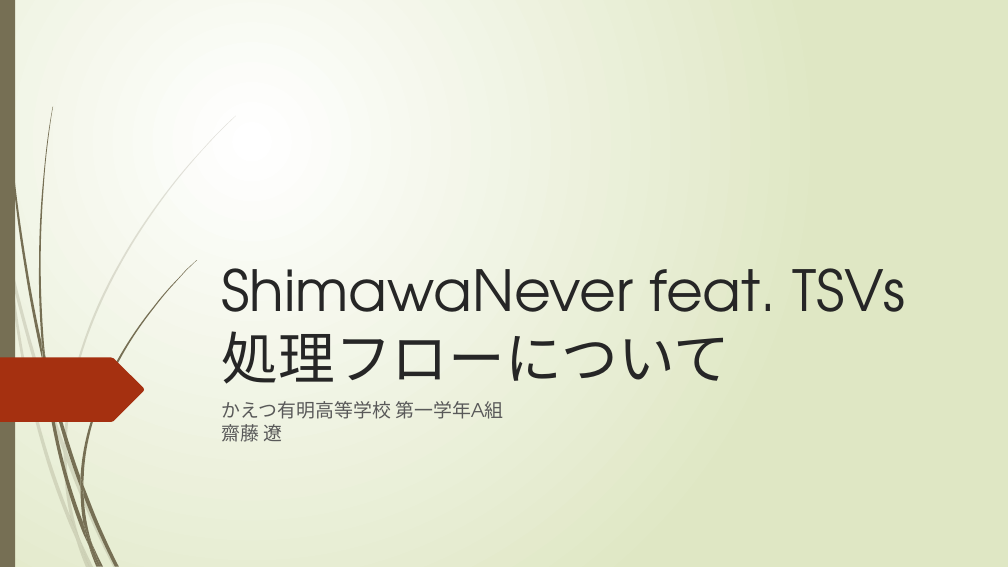
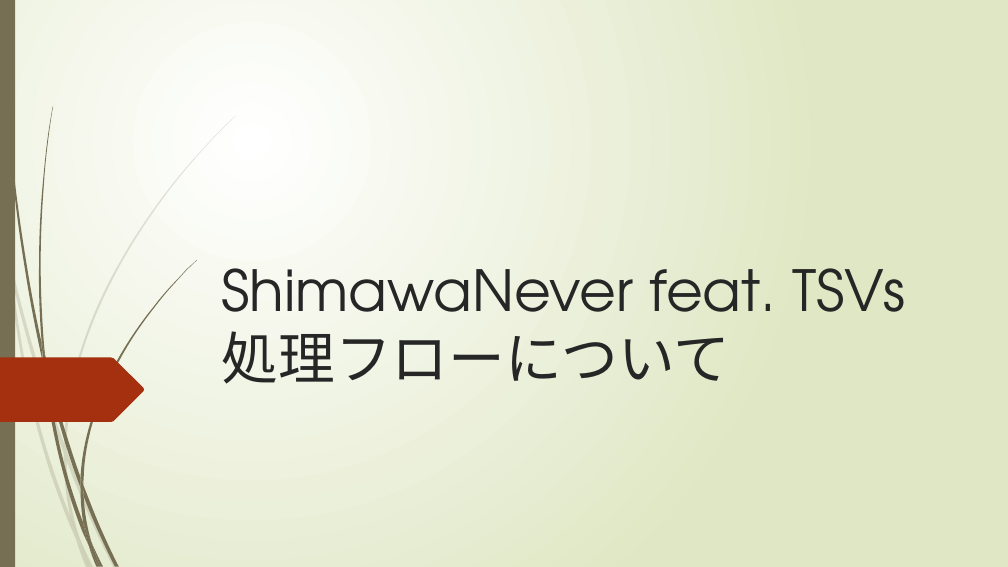
Before and after one commit to Manju-S-6271/ShimawaNever, a slide deck: slide 1 of 処理フロー.pptx. Drawn at 1008x567 pixels with LibreOffice and Linux fonts; fonts in the diff are those of the drawing. Boxes give left, top, right and bottom in pixels: in the first picture for what was removed or moved away, otherwise in the second. Text is boxed around its words. In the diff, an @@ line names an element or a change of style, - is before the commit and + after.

```diff
--- a/処理フロー.pptx
+++ b/処理フロー.pptx
@@ subtitle removed at (x1=222, y1=401, x2=503, y2=442) @@
-かえつ有明高等学校 第一学年A組
-齋藤 遼
```
Also in this commit, not shown: 1 other slide changed, 1 slide removed, 20 other files.
